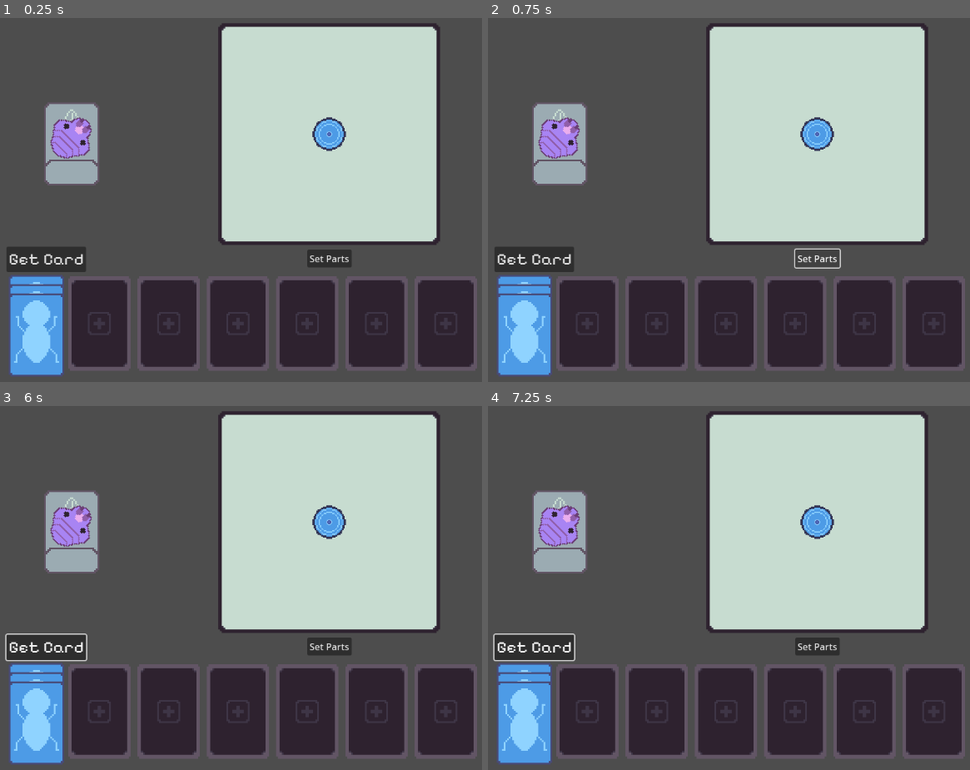
Above: before the commit, frames 1-4 (two rows, left to right).
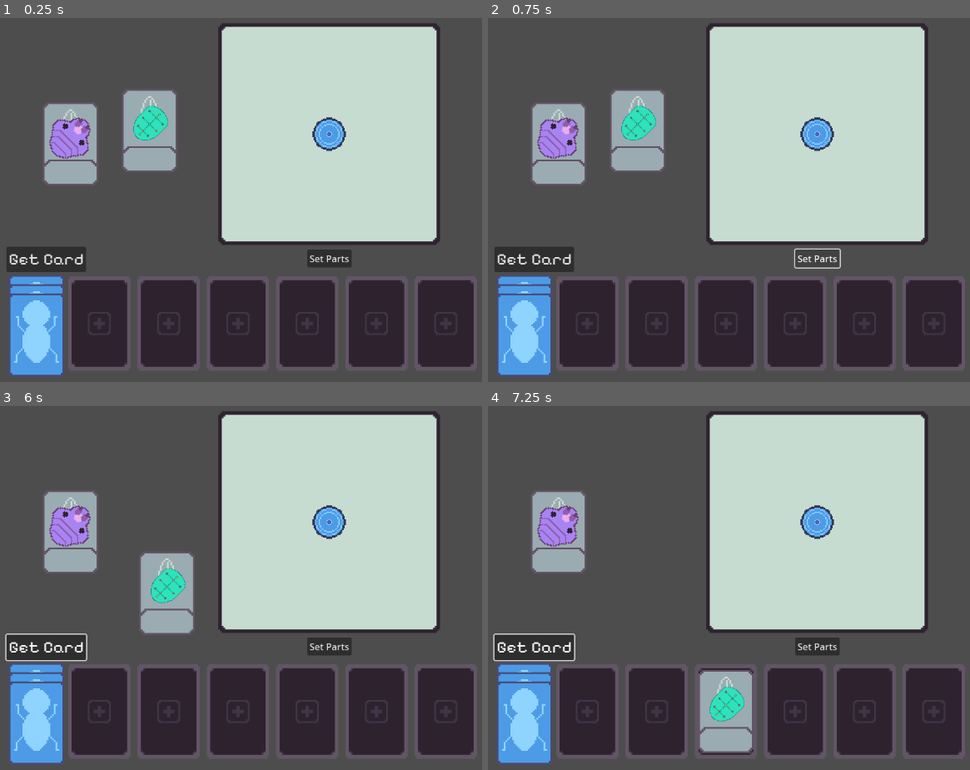
Above: after the commit, the same moments.

Repository: TJRiley96/wild-game-jam-84
Game: Godot game, scene res://card_menu.tscn
Two runs of this game, one before a commit and one after it. Both use one fixed random seed, a clock stepped at 60 frames per second and the inputs below. This scene is started directly instead of the project's main scene.
Inputs (mouse positions are in pixels of both pictures, inside the frame that each line leads up to):
- Up to frame 1 (0.25 s): no input
- Up to frame 2 (0.75 s): click "Set Parts" at 0.5 s
- Up to frame 3 (6 s): click "Get Card" at 1.25 s; tap Enter (ui_accept) at 2, 2.27, 2.75, 3.5, 4.25, 5, 5.27, 5.75 s; move the mouse to (477, 569) at 2.02 s; hold D (move_right) 2.03-2.75 s; tap W (move_foward) at 2.1 s; click (477, 569) at 2.17 s; drag from (197, 609) to (72, 533) at 2.77 s; move the mouse to (395, 507) at 3.52 s; hold A (move_left) 3.53-4.25 s; tap Q (rotate_couter_clockwise) at 3.6 s; drag from (298, 664) to (101, 711) at 4.27 s; move the mouse to (outside the picture) at 5.02 s; hold D (move_right) 5.03-5.75 s; tap E (rotate_clockwise) at 5.1 s; drag from (130, 533) to (236, 711) at 5.77 s
- Up to frame 4 (7.25 s): move the mouse to (854, 588) at 6.52 s; hold D (move_right) from 6.53 s (still down); tap W (move_foward) at 6.6 s; click (854, 588) at 6.67 s

The runs differ from the first frame. In frame 1, 2.8% of the frame differs, in the area x 9-37%, y 19-46%; in frame 2, 2.8%; in frame 3, 2.8%; in frame 4, 3.1%, in the area x 9-56%, y 23-96%.

Commit message:
Draggable

Diff:
--- /dev/null
+++ b/Cards/Body/card_body_default.tres
@@ -0,0 +1,17 @@
+[gd_resource type="Resource" script_class="CardInfo" load_steps=3 format=3 uid="uid://b21sc0wcw3yqa"]
+
+[ext_resource type="Texture2D" uid="uid://b21yvpeo58j8u" path="res://Assets/Sprites/Body/bug_body_01_v2.png" id="1_treuu"]
+[ext_resource type="Script" uid="uid://dvlwon4usgkm2" path="res://Scripts/Resources/card_info.gd" id="1_xgmgc"]
+
+[resource]
+script = ExtResource("1_xgmgc")
+card_name = &"Default Body"
+card_type = 1
+part_image = ExtResource("1_treuu")
+health = 5
+strength = 0
+speed = 0
+thorns = 0
+armor = 5
+attack_speed = 0
+metadata/_custom_type_script = "uid://dvlwon4usgkm2"
--- /dev/null
+++ b/Cards/Heads/card_head_default.tres
@@ -0,0 +1,17 @@
+[gd_resource type="Resource" script_class="CardInfo" load_steps=3 format=3 uid="uid://i87qd2m3np22"]
+
+[ext_resource type="Texture2D" uid="uid://40tj5kgdkdnn" path="res://Assets/Sprites/Head/bug_head_01.png" id="1_ynnxh"]
+[ext_resource type="Script" uid="uid://dvlwon4usgkm2" path="res://Scripts/Resources/card_info.gd" id="2_5d21x"]
+
+[resource]
+script = ExtResource("2_5d21x")
+card_name = &"Default Head"
+card_type = 3
+part_image = ExtResource("1_ynnxh")
+health = 5
+strength = 0
+speed = 1
+thorns = 0
+armor = 2
+attack_speed = 1
+metadata/_custom_type_script = "uid://dvlwon4usgkm2"
--- a/Scenes/Card/Scripts/card.gd
+++ b/Scenes/Card/Scripts/card.gd
@@ -19,7 +19,7 @@
 
 # Called when the node enters the scene tree for the first time.
 func _ready() -> void:
-	pass # Replace with function body.
+	load_card_info()
 
 
 # Called every frame. 'delta' is the elapsed time since the previous frame.
@@ -29,7 +29,14 @@
 
 func load_card_info() -> void:
 	print("Load Card")
+	critter_part.scale = Vector2(1,1)
 	critter_part.texture = card_info.part_image
 	critter_part.rotation_degrees = 45
 
-	part_name.text = card_info.name
+	if card_info.card_type == Constants.CARD_TYPES.BODY:
+		critter_part.scale *= 1
+	if card_info.card_type == Constants.CARD_TYPES.HEAD:
+		critter_part.scale *= 2.5
+
+
+	part_name.text = card_info.card_name
--- a/Scenes/Card/card.tscn
+++ b/Scenes/Card/card.tscn
@@ -2,9 +2,9 @@
 
 [ext_resource type="Script" uid="uid://bwwdfo2gdr4mm" path="res://Scenes/Card/Scripts/card.gd" id="1_ac5pp"]
 [ext_resource type="Texture2D" uid="uid://470ll1olc0lm" path="res://Assets/Sprites/Card/Fronts/Card_Front_01.png" id="1_g0nif"]
-[ext_resource type="Resource" uid="uid://i87qd2m3np22" path="res://Scripts/Resources/card_head_default.tres" id="2_yw1pg"]
+[ext_resource type="Resource" uid="uid://i87qd2m3np22" path="res://Cards/Heads/card_head_default.tres" id="2_yw1pg"]
 [ext_resource type="FontFile" uid="uid://ciqtt8n860nnr" path="res://Assets/Fonts/PixelifySans-Regular.ttf" id="4_c0g18"]
-[ext_resource type="Texture2D" uid="uid://40tj5kgdkdnn" path="res://Assets/Sprites/Head/bug_head_01.png" id="4_r5dc4"]
+[ext_resource type="Texture2D" uid="uid://40tj5kgdkdnn" path="res://Assets/Sprites/Head/bug_head_01.png" id="4_yw1pg"]
 
 [sub_resource type="RectangleShape2D" id="RectangleShape2D_g0nif"]
 size = Vector2(74, 120)
--- a/Scenes/character_bug.tscn
+++ b/Scenes/character_bug.tscn
@@ -6,10 +6,6 @@
 [ext_resource type="Texture2D" uid="uid://bwqhqqnlgxpfk" path="res://Assets/Sprites/Leg/bug_leg_02_v1.png" id="5_jqsrq"]
 
 [sub_resource type="CircleShape2D" id="CircleShape2D_hh08e"]
-
-[sub_resource type="CapsuleShape2D" id="CapsuleShape2D_ewhml"]
-radius = 15.0
-height = 58.0
 
 [sub_resource type="CircleShape2D" id="CircleShape2D_jqsrq"]
 
@@ -45,7 +41,7 @@
 texture = ExtResource("3_ewhml")
 
 [node name="CollisionShape2D" type="CollisionShape2D" parent="Parts/Body/BodyArea"]
-shape = SubResource("CapsuleShape2D_ewhml")
+shape = SubResource("CircleShape2D_jqsrq")
 
 [node name="LeftLeg1" type="Sprite2D" parent="Parts"]
 position = Vector2(-16, -16)
--- a/Scripts/Resources/card_head_default.tres
+++ /dev/null
@@ -1,17 +0,0 @@
-[gd_resource type="Resource" script_class="CardInfo" load_steps=3 format=3 uid="uid://i87qd2m3np22"]
-
-[ext_resource type="Script" uid="uid://dvlwon4usgkm2" path="res://Scripts/Resources/card_info.gd" id="1_r6c8o"]
-[ext_resource type="Texture2D" uid="uid://40tj5kgdkdnn" path="res://Assets/Sprites/Head/bug_head_01.png" id="1_uftk1"]
-
-[resource]
-script = ExtResource("1_r6c8o")
-name = &"Default Head"
-type = 0
-part_image = ExtResource("1_uftk1")
-health = 5
-strength = 0
-speed = 1
-thorns = 0
-armor = 2
-attack_speed = 1
-metadata/_custom_type_script = "uid://dvlwon4usgkm2"
--- a/Scripts/Resources/card_info.gd
+++ b/Scripts/Resources/card_info.gd
@@ -1,10 +1,10 @@
 class_name CardInfo extends Resource
 
 
-@export var name: StringName
+@export var card_name: StringName
 
 @export_category("Card General")
-@export var type: Constants.CARD_TYPES = Constants.CARD_TYPES.NONE
+@export var card_type: Constants.CARD_TYPES = Constants.CARD_TYPES.NONE
 @export var part_image: Texture
 @export var part_scene: PackedScene
 
--- a/Scripts/character_bug.gd
+++ b/Scripts/character_bug.gd
@@ -59,19 +59,24 @@
 func load_parts() -> void:
 	pass
 
-func set_part(area: Area2D, part: Sprite2D, card_info: CardInfo, type: Constants.CARD_TYPES = Constants.CARD_TYPES.NONE):
+func set_part(area: Area2D, part: Sprite2D, card_info: CardInfo, card_type: Constants.CARD_TYPES = Constants.CARD_TYPES.NONE):
 	if area.get_parent() is Card:
 		var card: Card = area.get_parent()
 		var selector: Sprite2D = part.find_child("Selector")
-		selector.hide()
-		#if not card.card_grab:
-		card.critter_part.hide()
-		card.global_position = selector.global_position
 		card_info = card.card_info
-		part.texture = card_info.part_image
+		if card_info.card_type == card_type:
+			print("Card Object: ", card.card_info.card_name)
+			selector.hide()
+			#if not card.card_grab:
+			card.critter_part.hide()
+			card.global_position = selector.global_position
+			print("Card Set: ", card_info, " | Body: ", body_card)
+			part.texture = card_info.part_image
+			return card.card_info
+	return null
 
 func clear_part(area: Area2D, part: Sprite2D, card_info: CardInfo):
-	if area.get_parent() is Card:
+	if area.get_parent() is Card and card_info:
 		var card: Card = area.get_parent()
 		var selector: Sprite2D = part.find_child("Selector")
 		selector.show()
@@ -79,6 +84,8 @@
 			card.critter_part.show()
 			card_info = null
 			part.texture = null
+			return null
+		return card_info
 
 func clear_stages() -> void:
 	body_selected = false
@@ -86,27 +93,55 @@
 	legs_selected = false
 
 	left_leg_1.hide()
+	left_leg_1.texture = null
+	left_card_1 = null
 	left_leg_2.hide()
+	left_leg_2.texture = null
+	left_card_2 = null
 	left_leg_3.hide()
+	left_leg_3.texture = null
+	left_card_3 = null
 
 	right_leg_1.hide()
+	right_leg_1.texture = null
+	right_card_1 = null
 	right_leg_2.hide()
+	right_leg_2.texture = null
+	right_card_2 = null
 	right_leg_3.hide()
+	right_leg_3.texture = null
+	right_card_3 = null
 
 	head.hide()
+	head.texture = null
+	head_card = null
 	body.show()
+	body.texture = null
+	body_card = null
 
 	stage_index = 1
 
 func stage_one() -> void:
-	if body_card != null:
+	print("Stage Status: ", check_stage(0), " Part Status: ", (body_card != null))
+	if check_stage(0) and body_card != null:
+		print("Move to stage 2")
 		body_selected = true
 		stage_index += 1
+		head.show()
 
 func stage_two() -> void:
-	if check_stage(2) and head_card != null:
+	print("Stage Status: ", check_stage(1), " Part Status: ", (head_card != null))
+	if check_stage(1) and head_card != null:
 		head_selected = true
 		stage_index += 1
+
+		# Show leg drag points
+		left_leg_1.show()
+		left_leg_2.show()
+		left_leg_3.show()
+		right_leg_1.show()
+		right_leg_2.show()
+		right_leg_3.show()
 
 func stage_three() -> void:
 	if check_stage(3):
@@ -136,19 +171,24 @@
 # Body Part Area2D
 func _on_body_area_entered(area: Area2D) -> void:
 	if check_stage(0):
-		set_part(area, body, body_card)
+		body_card = set_part(area, body, body_card, Constants.CARD_TYPES.BODY)
+		print(body_card)
 
 
 func _on_body_area_exited(area: Area2D) -> void:
 	if check_stage(0):
-		clear_part(area, body, body_card)
+		body_card = clear_part(area, body, body_card)
 
 # Stage Two
 # Head Part Area2D
 func _on_head_area_entered(area: Area2D) -> void:
 	if check_stage(1):
-		set_part(area, head, head_card)
+		head_card = set_part(area, head, head_card, Constants.CARD_TYPES.HEAD)
 
 func _on_head_area_exited(area: Area2D) -> void:
 	if check_stage(1):
-		clear_part(area, head, head_card)
+		head_card = clear_part(area, head, head_card)
+
+
+# Stage Three
+# TODO: Add Leg Logic
--- a/Scripts/critter_creator.gd
+++ b/Scripts/critter_creator.gd
@@ -7,14 +7,14 @@
 # Called when the node enters the scene tree for the first time.
 func _ready() -> void:
 	critter_builder.stage_index = 0
+	critter_builder.complete_stage(current_stage)
 	current_stage = critter_builder.stage_index
-	critter_builder.complete_stage(current_stage)
-
 
 # Called every frame. 'delta' is the elapsed time since the previous frame.
 func _process(delta: float) -> void:
 	pass
 
+# TODO: Add reset button
 func reset_builder() -> void:
 	critter_builder.complete_stage(0)
 
@@ -31,7 +31,9 @@
 
 func set_part() -> void:
 	critter_builder.complete_stage(current_stage)
+	print("Current Stage: ", current_stage, " | Next Stage: ", critter_builder.stage_index)
 	if current_stage != critter_builder.stage_index:
+
 		current_stage = critter_builder.stage_index
 	else:
 		print("Invalid part set")
--- a/card_menu.tscn
+++ b/card_menu.tscn
@@ -1,10 +1,11 @@
-[gd_scene load_steps=7 format=4 uid="uid://d0ji5uie23cun"]
+[gd_scene load_steps=8 format=4 uid="uid://d0ji5uie23cun"]
 
 [ext_resource type="PackedScene" uid="uid://b4qup25f76h1i" path="res://Scenes/Card/card.tscn" id="1_6tn7u"]
 [ext_resource type="TileSet" uid="uid://dpmindsr0rnpf" path="res://Assets/Tiles/TileSets/batting_center_tile_set.tres" id="1_ed1gj"]
 [ext_resource type="FontFile" uid="uid://ciqtt8n860nnr" path="res://Assets/Fonts/PixelifySans-Regular.ttf" id="1_h4xtq"]
 [ext_resource type="Script" uid="uid://du3cfwf8qrwmp" path="res://Scripts/card_manager.gd" id="2_lhlef"]
 [ext_resource type="PackedScene" uid="uid://67oja4cgb0nu" path="res://Scenes/critter_creator.tscn" id="4_yqe6s"]
+[ext_resource type="Resource" uid="uid://b21sc0wcw3yqa" path="res://Cards/Body/card_body_default.tres" id="5_h4xtq"]
 [ext_resource type="Texture2D" uid="uid://blmxjv54moxp8" path="res://Assets/Sprites/Card/Backs/Card_Back.png" id="6_h4xtq"]
 
 [node name="CardMenu" type="Control"]
@@ -37,7 +38,11 @@
 script = ExtResource("2_lhlef")
 
 [node name="Card" parent="CardManager" instance=ExtResource("1_6tn7u")]
-position = Vector2(132, 229)
+position = Vector2(130, 229)
+
+[node name="Card2" parent="CardManager" instance=ExtResource("1_6tn7u")]
+position = Vector2(267, 206)
+card_info = ExtResource("5_h4xtq")
 
 [node name="CardRow" type="Node2D" parent="CardManager"]
 
Not shown: 1 places in Scenes/Card/card.tscn that only renumber resources
Not shown: 1 places in Scenes/character_bug.tscn that only renumber resources
